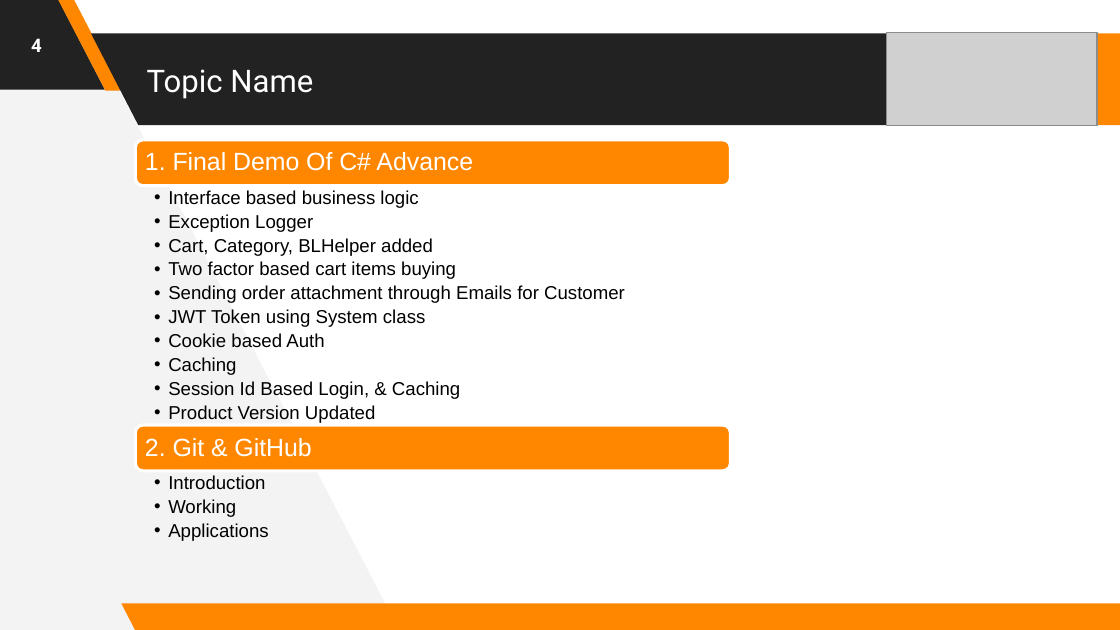
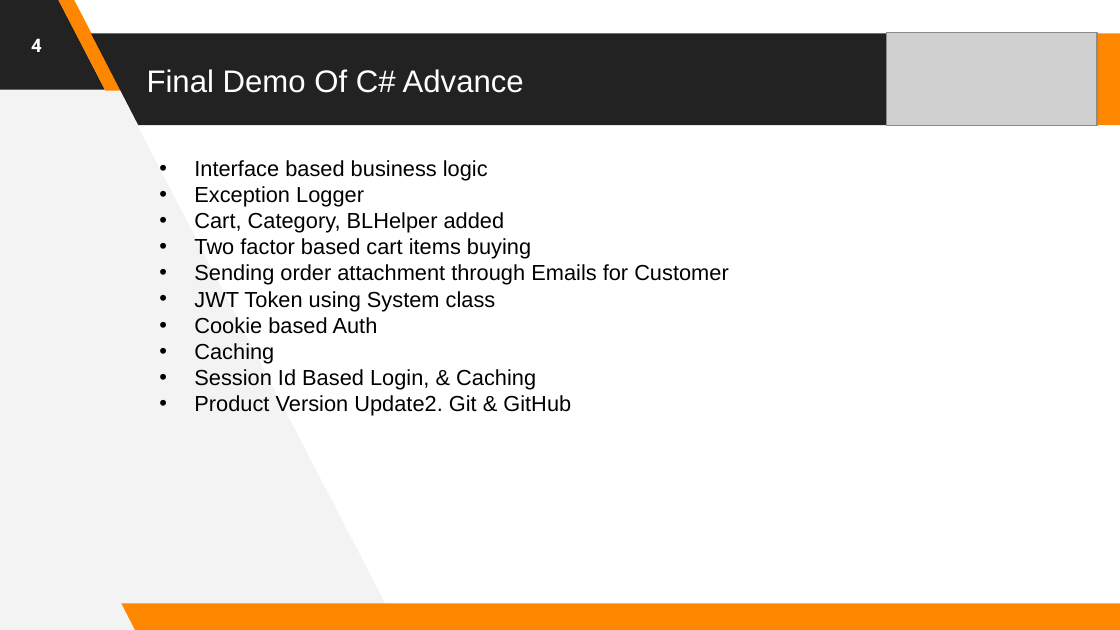
Before and after one commit to RKITSoftware/Deep-Patel, a slide deck: slide 4 of MOMM/February 2024.pptx. Drawn at 1120x630 pixels with LibreOffice and Linux fonts; fonts in the diff are those of the drawing; grey boxes stand for pictures. Boxes give left, top, right and bottom in pixels: in the first picture for what was removed or moved away, otherwise in the second. Text is boxed around its words. In the diff, an @@ line names an element or a change of style, - is before the commit and + after.

```diff
--- a/MOMM/February 2024.pptx
+++ b/MOMM/February 2024.pptx
@@ title at [147,69,524,93]: text changed; font Roboto to Arial @@
-Topic Name
+Final Demo Of C# Advance
@@ text "Interface based business logic": place and size @@
-text "Interface based business logic" at [168,190,625,423]
+text "Interface based business logic" at [194,160,728,416]
@@ text at [194,160,728,390]: size 12 to 14 pt in "Interface based business logic", "Exception Logger", "Cart, Category, BLHelper added", "Two factor based cart items buying" and 5 more places; list level 2 to 1 in "Interface based business logic"; line spacing 0.9 to 1; list level 2 to 1 in "Exception Logger"; list level 2 to 1 in "Cart, Category, BLHelper added"; list level 2 to 1 in "Two factor based cart items ..."; list level 2 to 1 in "Sending order attachment through Emails ..."; list level 2 to 1 in "JWT Token using System class"; list level 2 to 1 in "Cookie based Auth"; list level 2 to 1 in "Caching"; list level 2 to 1 in "Session Id Based Login, & ..." @@
@@ text at [194,395,571,416]: text changed; size 12 to 14 pt @@
-  • Product Version Updated
+• Product Version Update2. Git & GitHub
@@ group removed at [136,140,730,541]: 3 texts, 2 rounded rectangles @@
-1. Final Demo Of C# Advance
-2. Git & GitHub
-  • Introduction
-  • Working
-  • Applications
```
Also in this commit, not shown: 4 other slides changed, 1 slide added.
